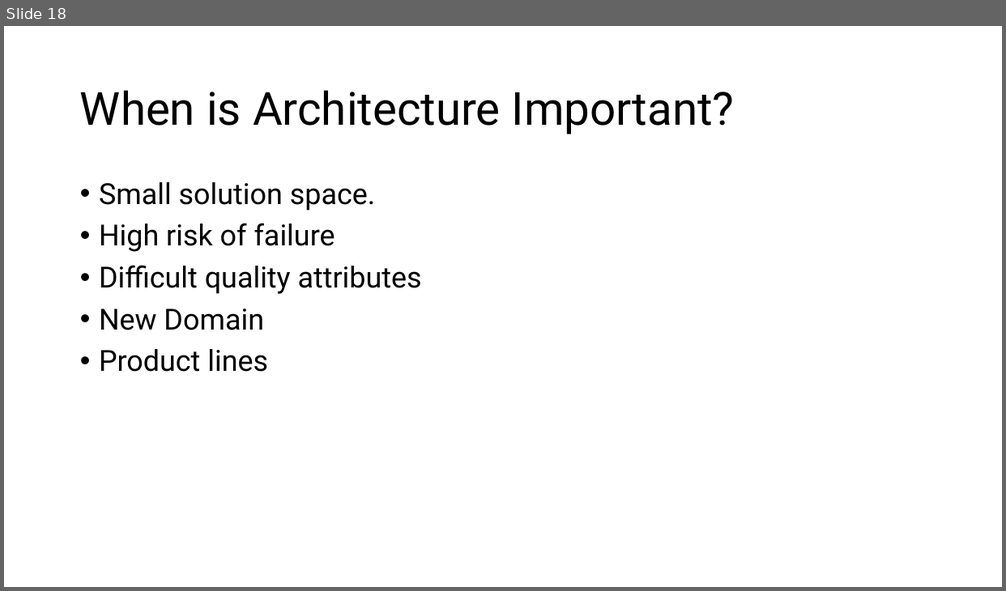
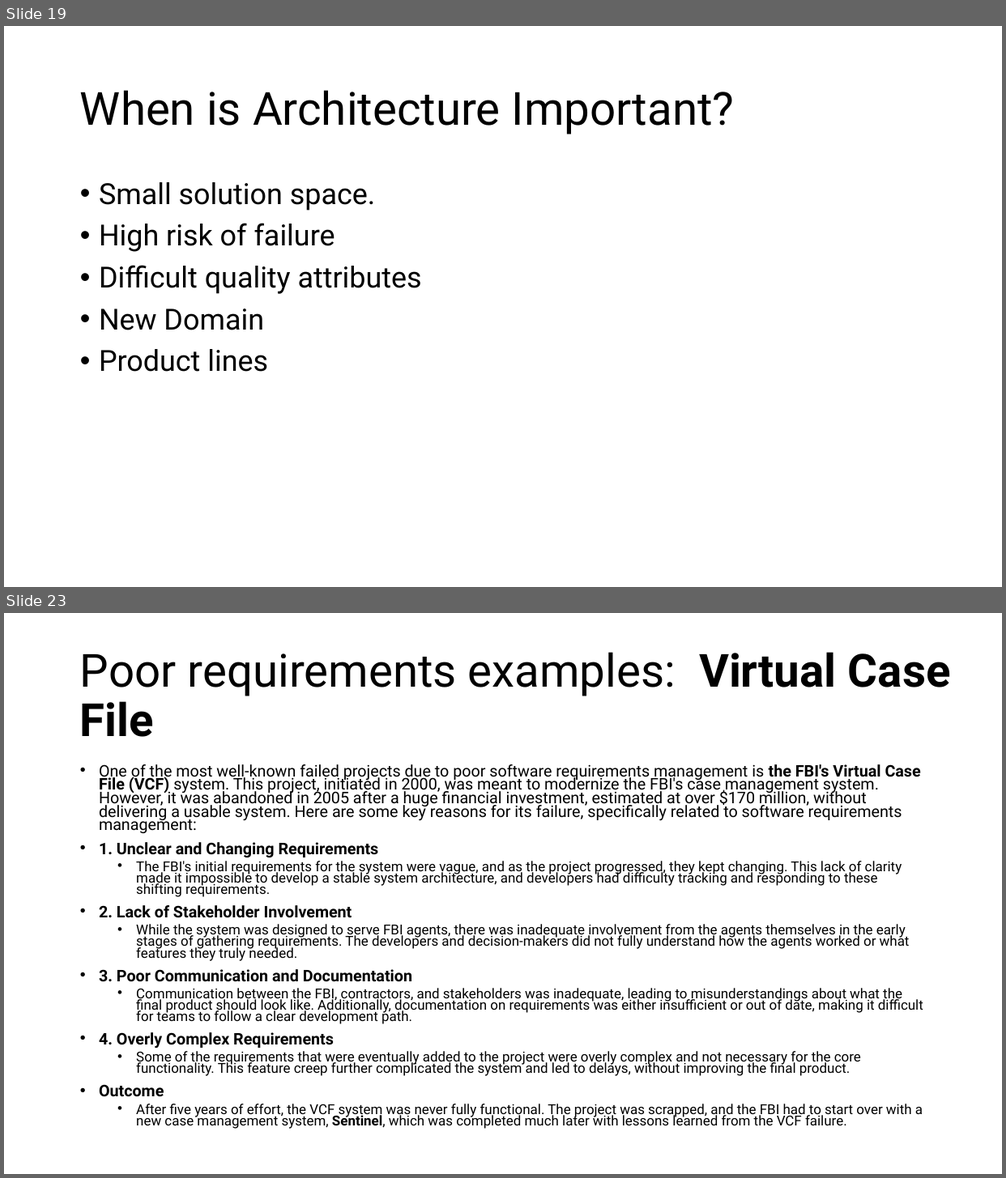
Before and after one commit to aregm/system-design-course, a slide deck: docs/Lecture 1.pptx. Shown one above the other, each under a label of ours: slide 18 before the commit, slides 19 and 23 after it; the slides between them are not shown. The pictures are 1006x591 and 1006x1178 pixels, drawn with LibreOffice and Linux fonts; fonts in the diff are those of the drawing. Boxes give left, top, right and bottom in pixels: in the first picture for what was removed or moved away, otherwise in the second. Text is boxed around its words. In the diff, an @@ line names an element or a change of style, - is before the commit and + after.

```diff
--- a/docs/Lecture 1.pptx
+++ b/docs/Lecture 1.pptx
@@ slide 23 added at bbox=[4, 613, 1002, 1174], background #FFFFFF @@
@@ title added at bbox=[80, 652, 951, 737], 44 pt, text #000000 @@
+Poor requirements examples: Virtual Case File
@@ text added at bbox=[99, 764, 923, 1129], 13.2 pt, text #000000 @@
+• One of the most well-known failed projects due to poor software requirements management is the FBI's Virtual Case File (VCF) system. This project, initiated in 2000, was meant to modernize the FBI's case management system. However, it was abandoned in 2005 after a huge financial investment, estimated at over $170 million, without delivering a usable system. Here are some key reasons for its failure, specifically related to software requirements management:
+• 1. Unclear and Changing Requirements
+  • The FBI's initial requirements for the system were vague, and as the project progressed, they kept changing. This lack of clarity made it impossible to develop a stable system architecture, and developers had difficulty tracking and responding to these shifting requirements.
+• 2. Lack of Stakeholder Involvement
+  • While the system was designed to serve FBI agents, there was inadequate involvement from the agents themselves in the early stages of gathering requirements. The developers and decision-makers did not fully understand how the agents worked or what features they truly needed.
+• 3. Poor Communication and Documentation
+  • Communication between the FBI, contractors, and stakeholders was inadequate, leading to misunderstandings about what the final product should look like. Additionally, documentation on requirements was either insufficient or out of date, making it difficult for teams to follow a clear development path.
+• 4. Overly Complex Requirements
+  • Some of the requirements that were eventually added to the project were overly complex and not necessary for the core functionality. This feature creep further complicated the system and led to delays, without improving the final product.
+• Outcome
+  • After five years of effort, the VCF system was never fully functional. The project was scrapped, and the FBI had to start over with a new case management system, Sentinel, which was completed much later with lessons learned from the VCF failure.
@@ what was slide 18 is now slide 19 @@
```
Also in this commit, not shown: 3 slides changed, 18 other slides added, 1 slide removed.
